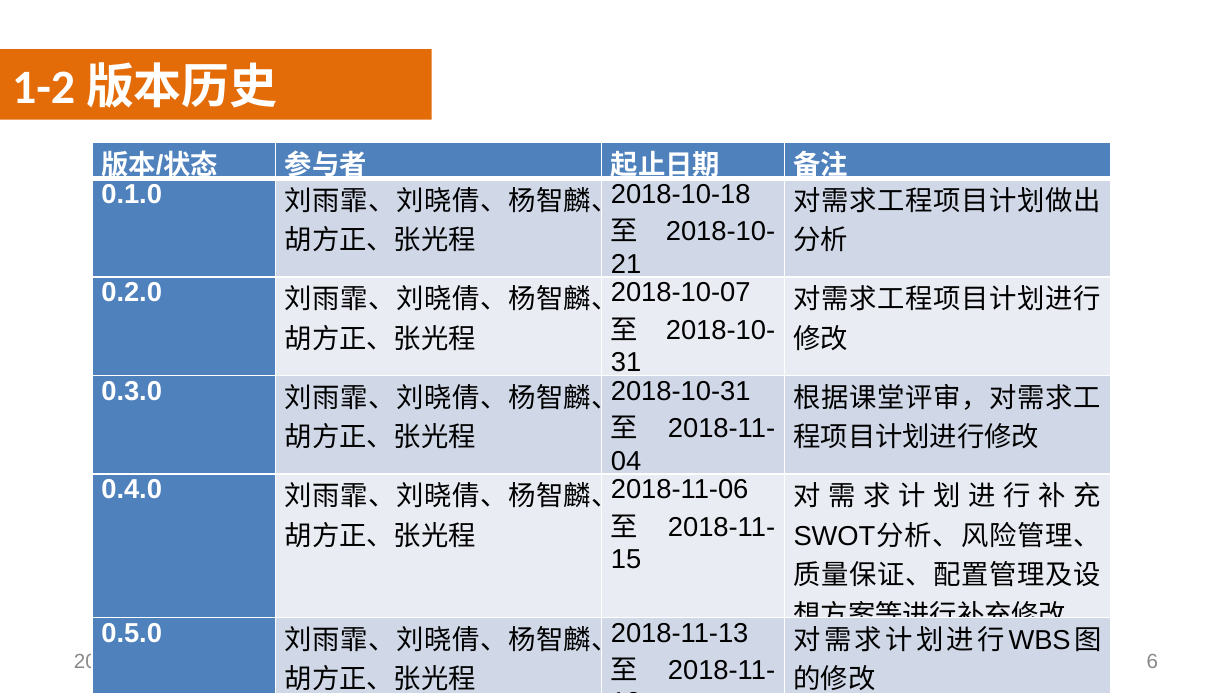
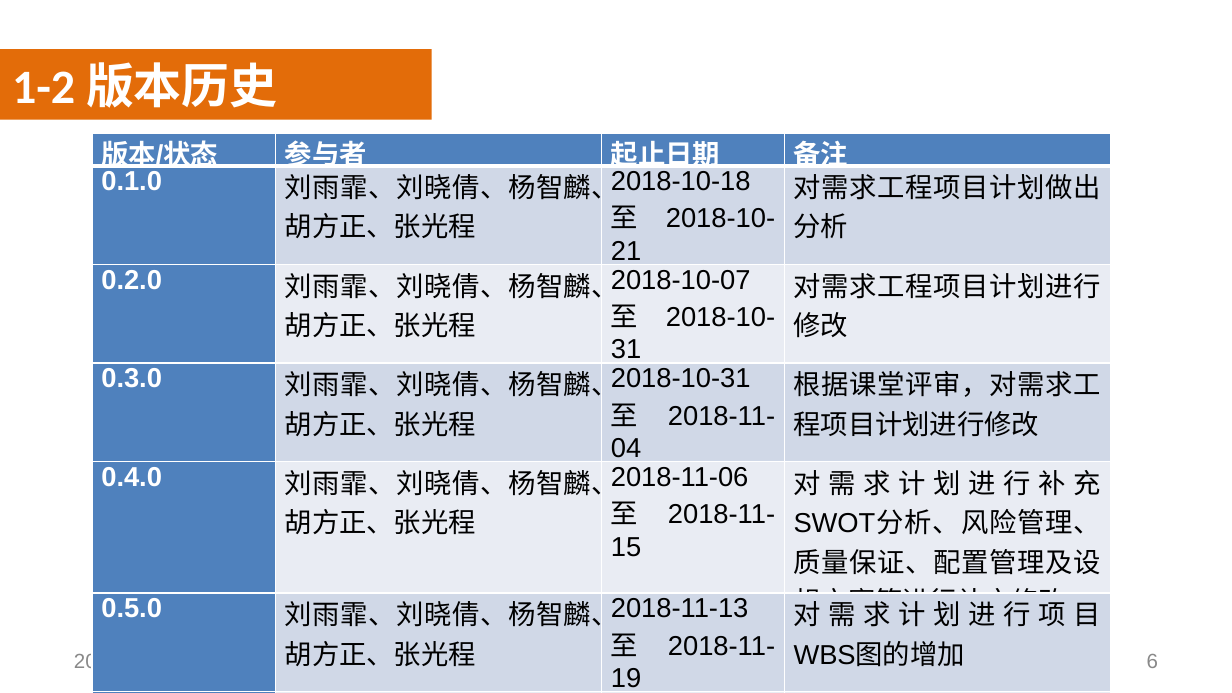
Before and after one commit to SoftwareRequirtmentsG02/Document, a slide deck: slide 6 of 案例教学系统/受控文档/分析设计/PPT/PRD2018-G02-需求工程PPT(III).pptx. Drawn at 1232x693 pixels with LibreOffice and Linux fonts; fonts in the diff are those of the drawing; background and template pictures are left out. Boxes give left, top, right and bottom in pixels: in the first picture for what was removed or moved away, otherwise in the second. Text is boxed around its words. In the diff, an @@ line names an element or a change of style, - is before the commit and + after.

```diff
--- a/案例教学系统/受控文档/分析设计/PPT/PRD2018-G02-需求工程PPT(III).pptx
+++ b/案例教学系统/受控文档/分析设计/PPT/PRD2018-G02-需求工程PPT(III).pptx
@@ table at (92,133,1111,693) @@
-row 6: 0.5.0 | 刘雨霏、刘晓倩、杨智麟、胡方正、张光程 | 2018-11-13至2018-11-19 | 对需求计划进行WBS图的修改
+row 6: 0.5.0 | 刘雨霏、刘晓倩、杨智麟、胡方正、张光程 | 2018-11-13至2018-11-19 | 对需求计划进行项目WBS图的增加
+row 7: 0.6.0 | 刘雨霏、刘晓倩、杨智麟、胡方正、张光程 | 2018-11-19至2018-11-23 | 对需求计划进行logo的增加
@@ table: place and size @@
-table at (92,143,1111,693)
+table at (92,133,1111,693)
```
Also in this commit, not shown: 2 other slides changed, 2 other files.
